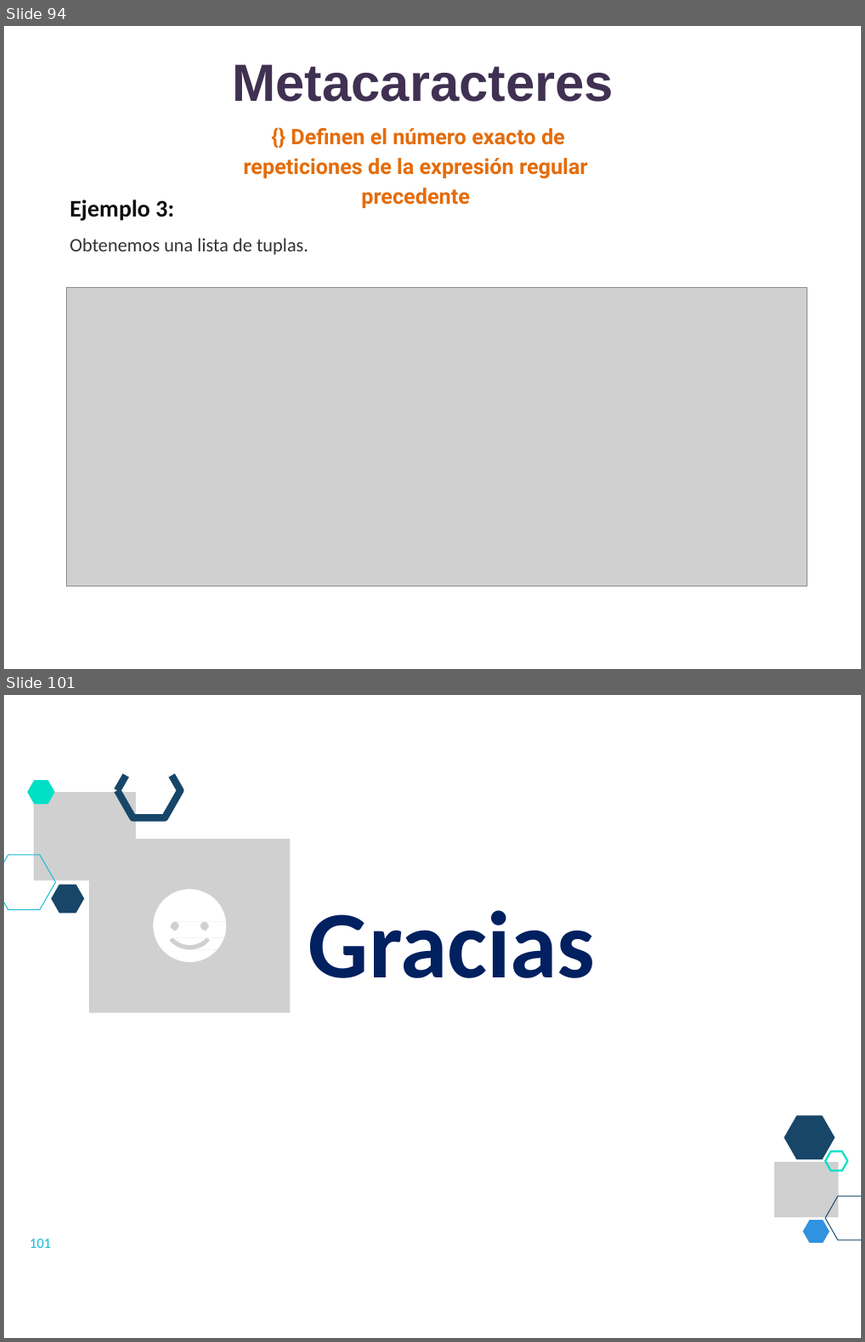
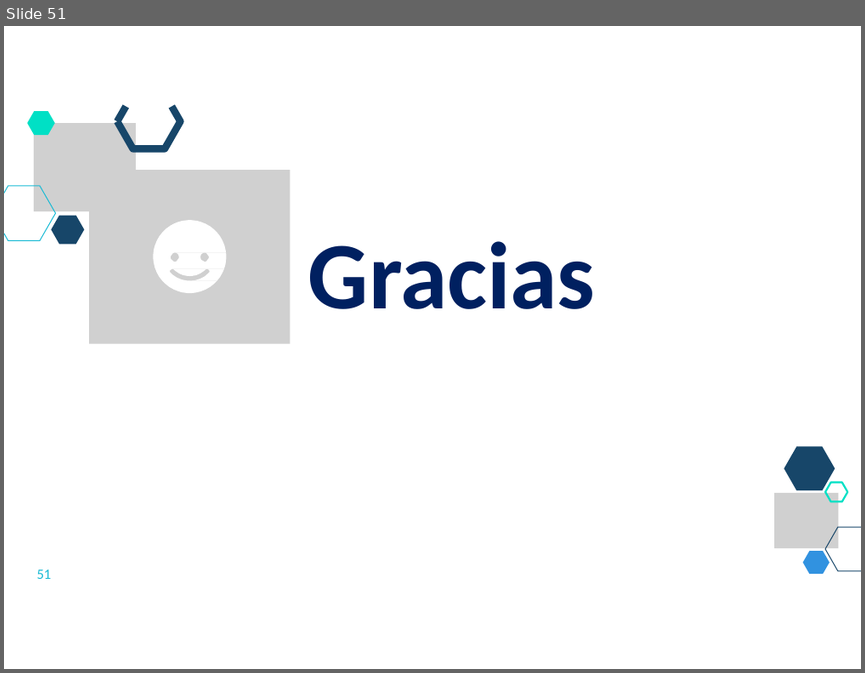
Before and after one commit to lizetheP/Analitica, a slide deck: CalendarioAgo2022/presentaciones/18_Expresiones_regulares.pptx. Shown one above the other, each under a label of ours: slides 94 and 101 before the commit, slide 51 after it; the slides between them are not shown. The pictures are 865x1342 and 865x673 pixels, drawn with LibreOffice and Linux fonts; fonts in the diff are those of the drawing; grey boxes stand for pictures. Boxes give left, top, right and bottom in pixels: in the first picture for what was removed or moved away, otherwise in the second. Text is boxed around its words. In the diff, an @@ line names an element or a change of style, - is before the commit and + after.

```diff
--- a/CalendarioAgo2022/presentaciones/18_Expresiones_regulares.pptx
+++ b/CalendarioAgo2022/presentaciones/18_Expresiones_regulares.pptx
@@ slide 94 removed at box(4, 26, 861, 669), background #FFFFFF @@
@@ title removed at box(232, 64, 613, 102) @@
-Metacaracteres
@@ text removed at box(244, 128, 587, 179) @@
-{} Definen el número exacto de repeticiones de la expresión regular precedente
@@ text removed at box(69, 199, 174, 221) @@
-Ejemplo 3:
@@ text removed at box(69, 238, 308, 255) @@
-Obtenemos una lista de tuplas.
@@ picture removed at box(67, 287, 806, 585) @@
@@ what was slide 101 is now slide 51 @@
@@ page number at box(37, 569, 52, 578): text changed @@
-101
+51
```
Also in this commit, not shown: 9 slides changed, 1 slide added, 50 other slides removed, 2 other files.
